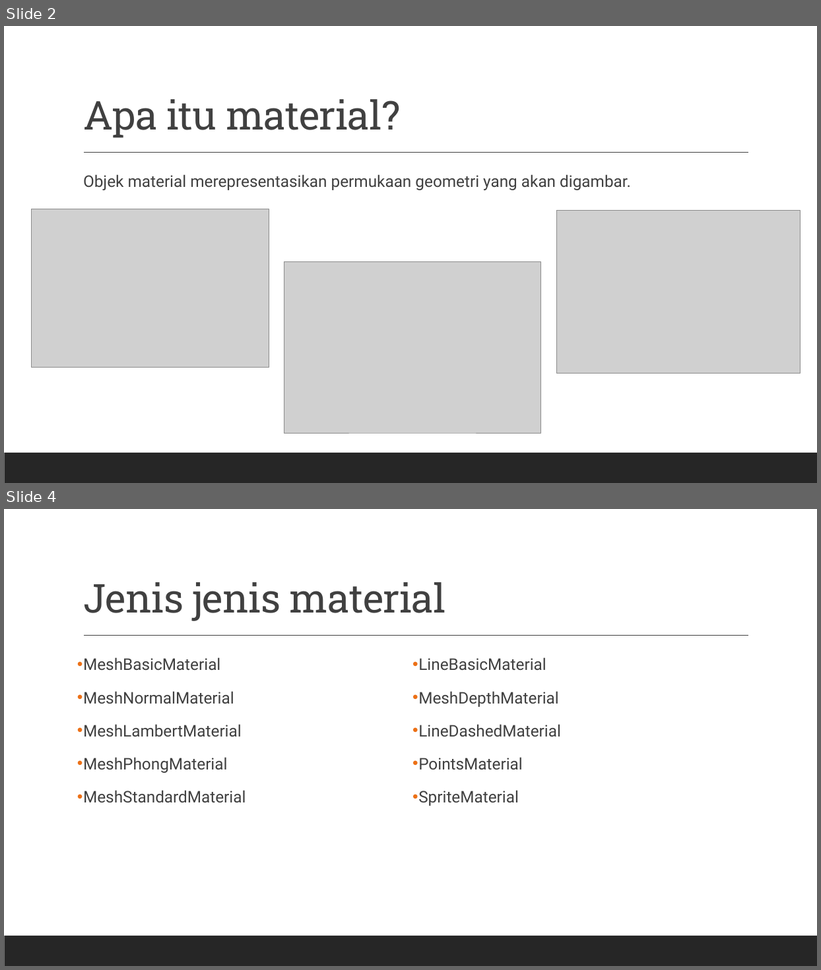
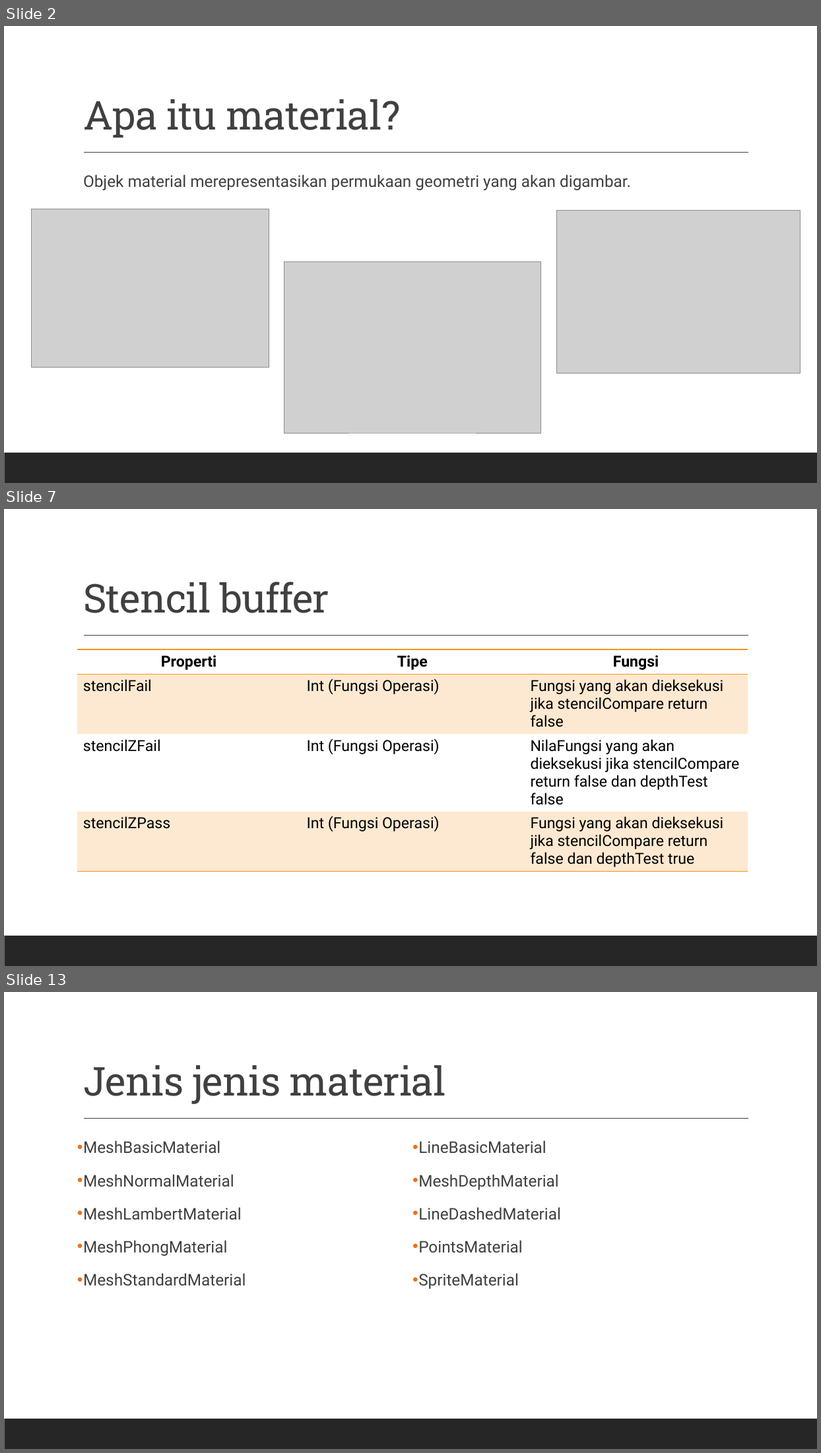
Before and after one commit to grafkom-2020/presentasi-threejs-grafkom-gang, a slide deck: documents/MATERIAL.pptx. Shown one above the other, each under a label of ours: slides 2 and 4 before the commit, slides 2, 7 and 13 after it; the slides between them are not shown. The pictures are 821x970 and 821x1453 pixels, drawn with LibreOffice and Linux fonts; fonts in the diff are those of the drawing; grey boxes stand for pictures. Boxes give left, top, right and bottom in pixels: in the first picture for what was removed or moved away, otherwise in the second. Text is boxed around its words. In the diff, an @@ line names an element or a change of style, - is before the commit and + after.

Commit message:
Stencil and blending

```diff
--- a/documents/MATERIAL.pptx
+++ b/documents/MATERIAL.pptx
@@ slide 7 added at <box>4,509,817,966</box>, background #FFFFFF; not listed: 2 template elements that a slide beside it also shows @@
@@ title added at <box>83,582,329,613</box>, 47 pt, text #404040 @@
+Stencil buffer
@@ table added at <box>77,650,748,870</box>, 4 rows, 3 columns @@
+Properti | Tipe | Fungsi
+stencilFail | Int (Fungsi Operasi) | Fungsi yang akan dieksekusi jika stencilCompare return false
+stencilZFail | Int (Fungsi Operasi) | NilaFungsi yang akan dieksekusi jika stencilCompare return false dan depthTest false
+stencilZPass | Int (Fungsi Operasi) | Fungsi yang akan dieksekusi jika stencilCompare return false dan depthTest true
@@ what was slide 4 is now slide 13 @@
```
Also in this commit, not shown: 1 slide changed, 8 other slides added.
